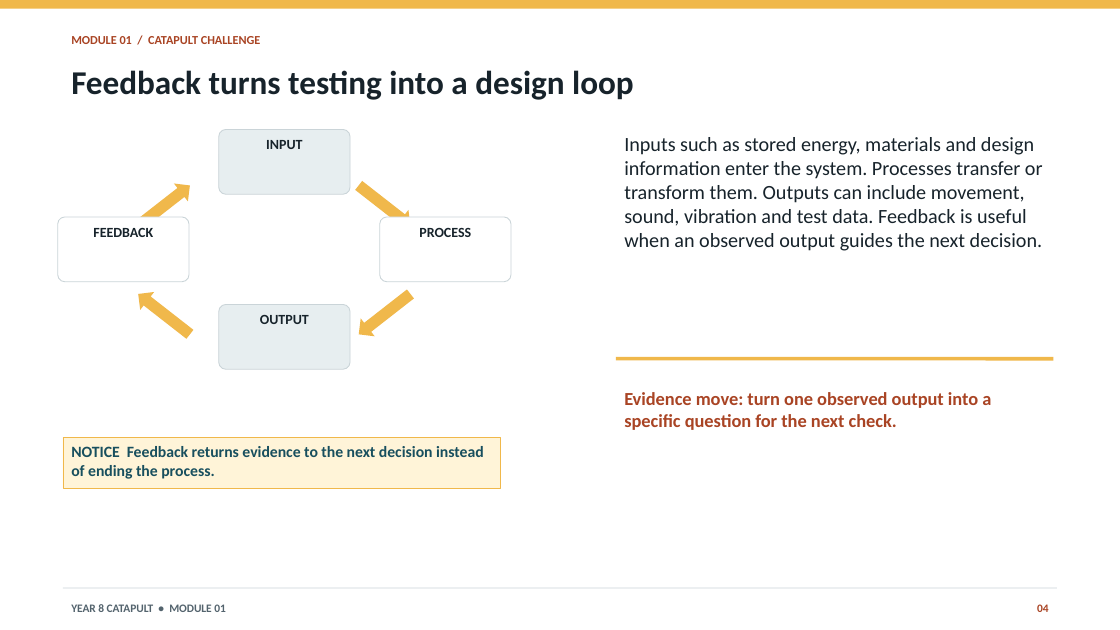
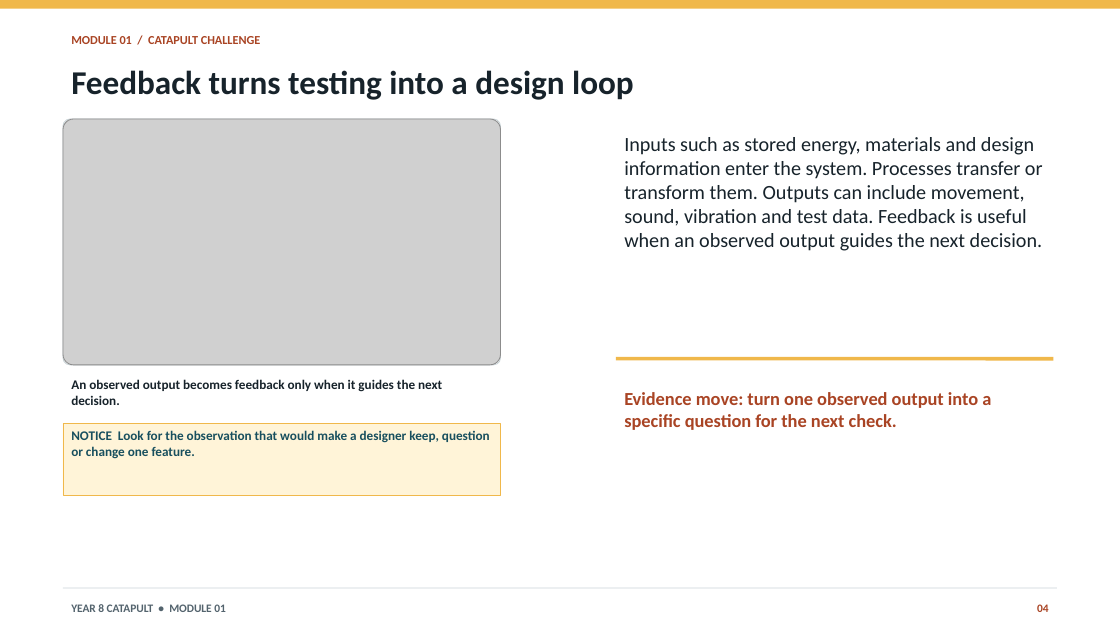
Before and after one commit to stevencowell/Year-8-Catapult, a slide deck: slide 4 of resources/presentations/module-01-catapult-challenge.pptx. Drawn at 1120x630 pixels with LibreOffice and Linux fonts; fonts in the diff are those of the drawing; grey boxes stand for pictures. Boxes give left, top, right and bottom in pixels: in the first picture for what was removed or moved away, otherwise in the second. Text is boxed around its words. In the diff, an @@ line names an element or a change of style, - is before the commit and + after.

```diff
--- a/resources/presentations/module-01-catapult-challenge.pptx
+++ b/resources/presentations/module-01-catapult-challenge.pptx
@@ rounded rectangle added at [63,119,501,365], fill #FFFFFF, outline #CAD4D8 0.75 pt @@
@@ picture added at [63,119,501,365] @@
@@ rounded rectangle removed at [218,129,350,194] @@
-INPUT
@@ right arrow removed at [131,176,197,235] @@
@@ right arrow removed at [352,176,418,235] @@
@@ rounded rectangle removed at [58,217,189,281] @@
-FEEDBACK
@@ rounded rectangle removed at [380,217,511,281] @@
-PROCESS
@@ right arrow removed at [131,285,197,343] @@
@@ right arrow removed at [352,285,418,343] @@
@@ rounded rectangle removed at [218,304,350,369] @@
-OUTPUT
@@ text added at [71,379,442,405], 11.2 pt, text #17232B, bold @@
+An observed output becomes feedback only when it guides the next decision.
@@ rectangle removed at [63,438,501,488] @@
-NOTICE Feedback returns evidence to the next decision instead of ending the process.
@@ rectangle added at [63,423,501,495], fill #FFF4D8, outline #F0B84B 0.75 pt, 11.2 pt, text #184F5E, bold @@
+NOTICE Look for the observation that would make a designer keep, question or change one feature.
```
Also in this commit, not shown: 2 other slides changed, 48 other files.
